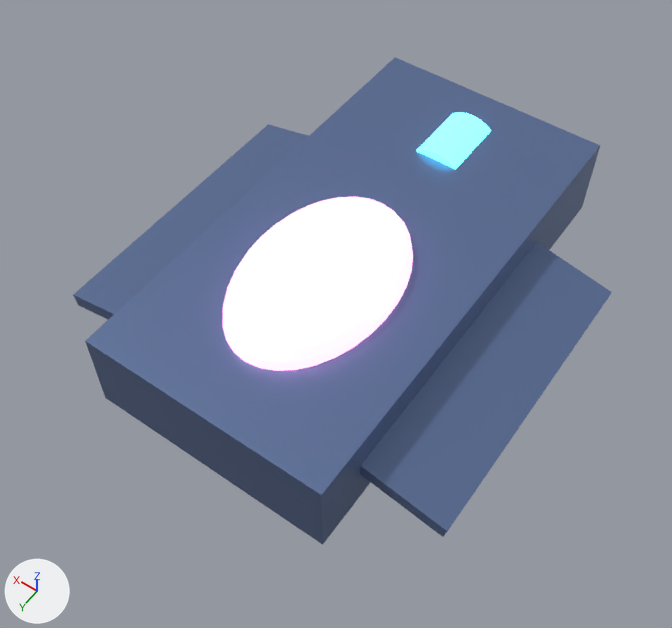
A saved change to the glTF model public/game/models/valkyrie_t3.glb.
Rendered twice from a 50 mm camera at (-1.82, 2.81, 3.85) aimed at (-0.07, 0.36, 0.0). The axes (+X, +Y, +Z) are drawn at lower left. The lights are the same throughout. Where no turn or scale is listed for an object, it has been applied to the vertices.
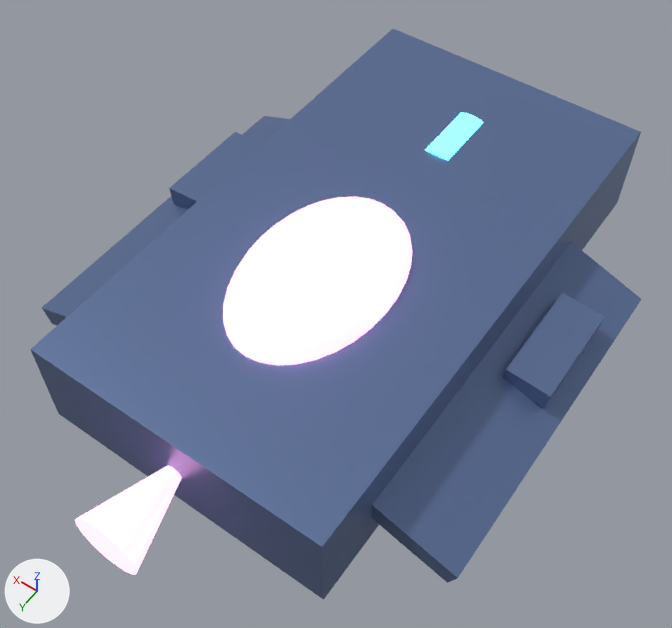
Boxes [x1, y1, x2, y2] around the edits, measured in the pictures (672 x 628 px):
'Cube', rescaled (19% wider, 17% taller)
    before: [85, 57, 600, 545]
    after: [30, 29, 641, 600]
'Cube.002', turned, rescaled
    before: [360, 242, 612, 537]
    after: [371, 242, 641, 583]
'Cube.001', turned, rescaled
    before: [73, 124, 308, 320]
    after: [42, 116, 290, 326]
'Cone', added
    after: [75, 465, 182, 575]
'Cube.005', added (blue)
    after: [503, 293, 604, 408]
'Cube.004', added (blue)
    after: [169, 132, 263, 209]

The change, as a diff of the scene's bpy script:
```diff
--- a/public/game/models/valkyrie_t3.glb.py
+++ b/public/game/models/valkyrie_t3.glb.py
@@ me_cube_288 @@
+me_cube_288.from_pydata([(-0.119, -0.3, -0.071), (-0.13, -0.3, 0.049), (-0.119, 0.3, -0.071), (-0.13, 0.3, 0.049), (0.13, -0.3, -0.049), (0.119, -0.3, 0.071), (0.13, 0.3, -0.049), (0.119, 0.3, 0.071)], [], [(0, 1, 3), (0, 3, 2), (2, 3, 7), (2, 7, 6), (6, 7, 5), (6, 5, 4), (4, 5, 1), (4, 1, 0), (2, 6, 4), (2, 4, 0), (7, 3, 1), (7, 1, 5)])
+me_cube_288.materials.append(mat_hull_007)  # blue #6176a0
@@ me_cube_287 @@
+me_cube_287.from_pydata([(-0.13, -0.3, -0.049), (-0.119, -0.3, 0.071), (-0.13, 0.3, -0.049), (-0.119, 0.3, 0.071), (0.119, -0.3, -0.071), (0.13, -0.3, 0.049), (0.119, 0.3, -0.071), (0.13, 0.3, 0.049)], [], [(0, 1, 3), (0, 3, 2), (2, 3, 7), (2, 7, 6), (6, 7, 5), (6, 5, 4), (4, 5, 1), (4, 1, 0), (2, 6, 4), (2, 4, 0), (7, 3, 1), (7, 1, 5)])
+me_cube_287.materials.append(mat_hull_007)  # blue #6176a0
@@ me_cone_005 @@
+me_cone_005.from_pydata(...)  # a 32-sided cone pointing to -y spanning x -0.18..0.18, y -0.3..0.3, z -0.18..0.18
+me_cone_005.materials.append(mat_accent_006)  # pink #ffaada
@@ ob_cube @@
 ob_cube.location = (0.0, 0.0, 0.0)
-ob_cube.scale = (1.4, 2.7, 0.5)
+ob_cube.scale = (1.7, 3.1, 0.57)
@@ ob_cube_001 @@
 ob_cube_001.location = (0.8, 0.2, 0.0)
-ob_cube_001.rotation_euler = (0.0, 0.209, 0.0)  # degrees (0, 12, 0)
-ob_cube_001.scale = (0.75, 1.7, 0.08)
+ob_cube_001.rotation_euler = (0.0, 0.349, 0.0)  # degrees (0, 20, 0)
+ob_cube_001.scale = (1.05, 1.95, 0.12)
@@ ob_cube_002 @@
 ob_cube_002.location = (-0.8, 0.2, 0.0)
-ob_cube_002.rotation_euler = (0.0, -0.209, 0.0)  # degrees (0, -12, 0)
-ob_cube_002.scale = (0.75, 1.7, 0.08)
+ob_cube_002.rotation_euler = (0.0, -0.349, 0.0)  # degrees (0, -20, 0)
+ob_cube_002.scale = (1.05, 1.95, 0.12)
@@ ob_cube_005 @@
+ob_cube_005 = bpy.data.objects.new('Cube.005', me_cube_288)
+ob_cube_005.location = (-1.1, -0.1, 0.0)
@@ ob_cube_004 @@
+ob_cube_004 = bpy.data.objects.new('Cube.004', me_cube_287)
+ob_cube_004.location = (1.1, -0.1, 0.0)
@@ ob_cone @@
+ob_cone = bpy.data.objects.new('Cone', me_cone_005)
+ob_cone.location = (0.0, 1.7, 0.0)
```
